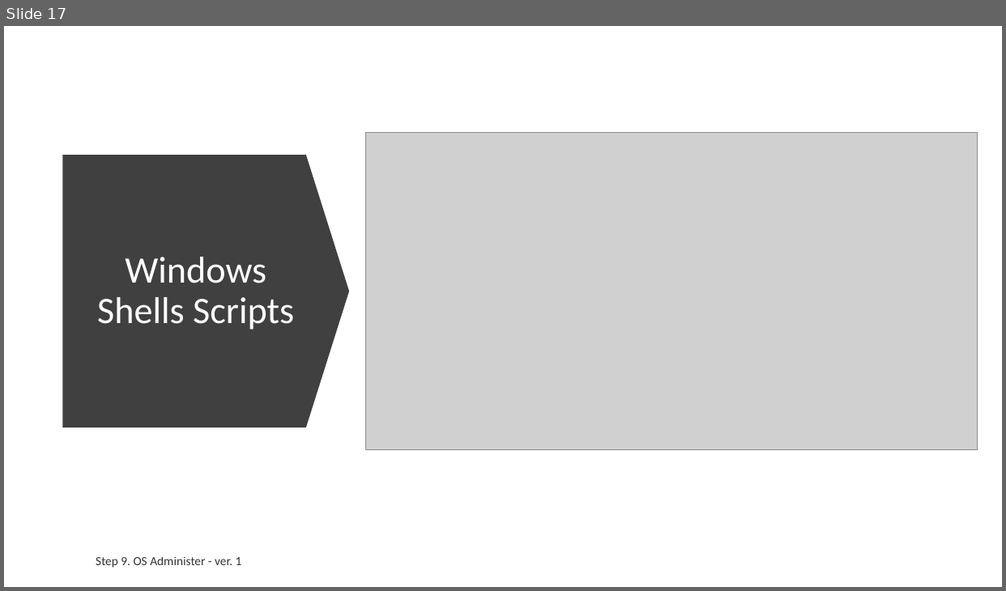
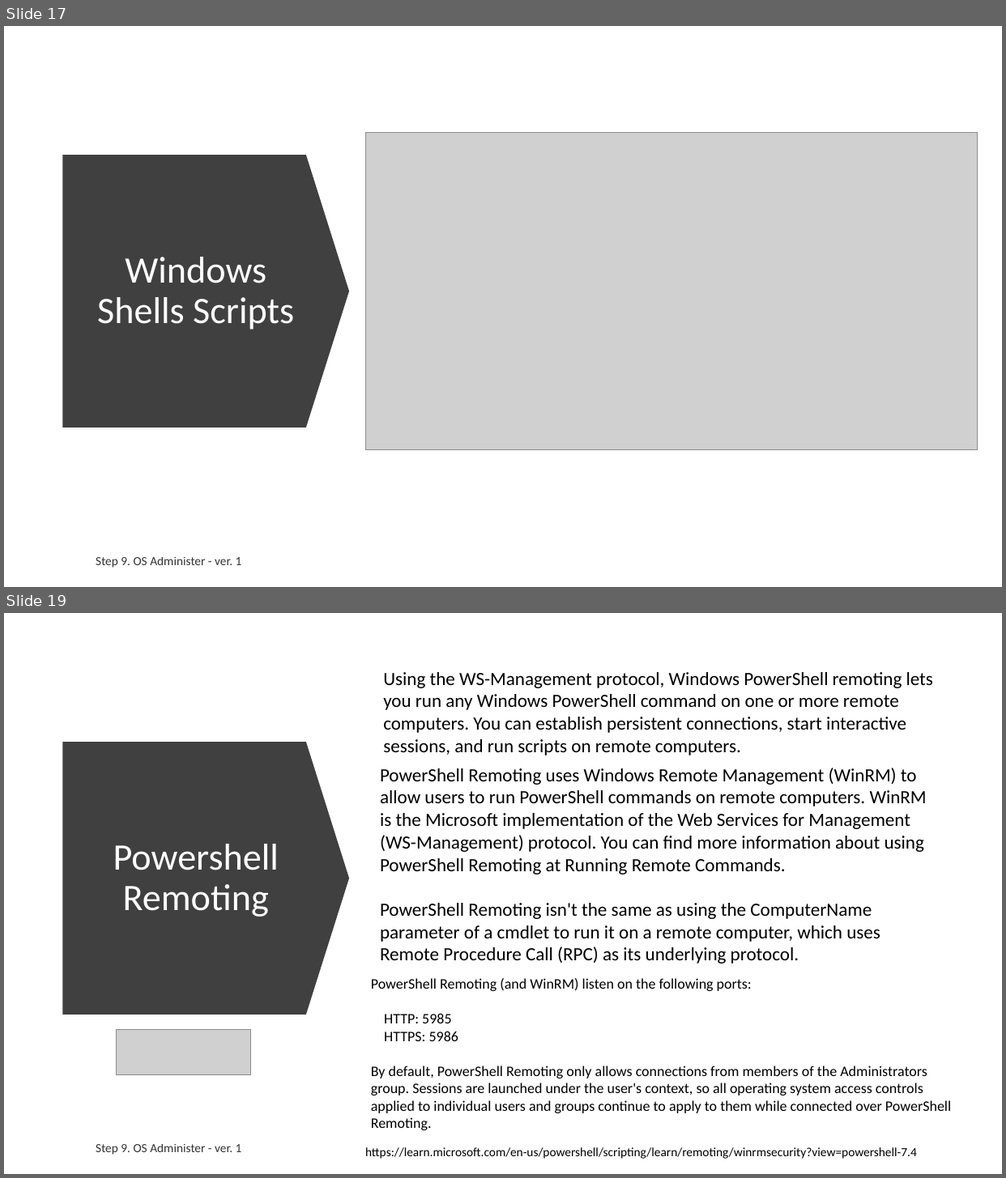
Before and after one commit to ext4dmin/DevOps-Mentorship, a slide deck: Step09-OS_Administer_speach.pptx. Shown one above the other, each under a label of ours: slide 17 before the commit, slides 17 and 19 after it; the slides between them are not shown. The pictures are 1006x591 and 1006x1178 pixels, drawn with LibreOffice and Linux fonts; fonts in the diff are those of the drawing; grey boxes stand for pictures. Boxes give left, top, right and bottom in pixels: in the first picture for what was removed or moved away, otherwise in the second. Text is boxed around its words. In the diff, an @@ line names an element or a change of style, - is before the commit and + after.

Commit message:
Step 9. OS Administer
Added Remote. Done.

```diff
--- a/Step09-OS_Administer_speach.pptx
+++ b/Step09-OS_Administer_speach.pptx
@@ slide 19 added at (4,613,1002,1174), background #FFFFFF @@
@@ text added at (383,672,933,756), 18 pt, text #000000 @@
+Using the WS-Management protocol, Windows PowerShell remoting lets you run any Windows PowerShell command on one or more remote computers. You can establish persistent connections, start interactive sessions, and run scripts on remote computers.
@@ down arrow added at (63,742,350,1015), fill #404040 @@
@@ text added at (380,768,927,964), 18 pt, text #000000 @@
+PowerShell Remoting uses Windows Remote Management (WinRM) to allow users to run PowerShell commands on remote computers. WinRM is the Microsoft implementation of the Web Services for Management (WS-Management) protocol. You can find more information about using PowerShell Remoting at Running Remote Commands.
+PowerShell Remoting isn't the same as using the ComputerName parameter of a cmdlet to run it on a remote computer, which uses Remote Procedure Call (RPC) as its underlying protocol.
@@ title added at (113,844,279,917), 36 pt, text #FFFFFF @@
+Powershell Remoting
@@ text added at (371,978,951,1131), 14 pt, text #000000 @@
+PowerShell Remoting (and WinRM) listen on the following ports:
+HTTP: 5985
+HTTPS: 5986
+By default, PowerShell Remoting only allows connections from members of the Administrators group. Sessions are launched under the user's context, so all operating system access controls applied to individual users and groups continue to apply to them while connected over PowerShell Remoting.
@@ picture added at (116,1030,250,1076) @@
@@ text added at (96,1144,242,1155), 12 pt, text #000000 at 80% opacity @@
+Step 9. OS Administer - ver. 1
@@ text added at (365,1148,917,1159), 12 pt, text #000000 @@
+https://learn.microsoft.com/en-us/powershell/scripting/learn/remoting/winrmsecurity?view=powershell-7.4
```
Also in this commit, not shown: 1 other slide added, 1 other file.
